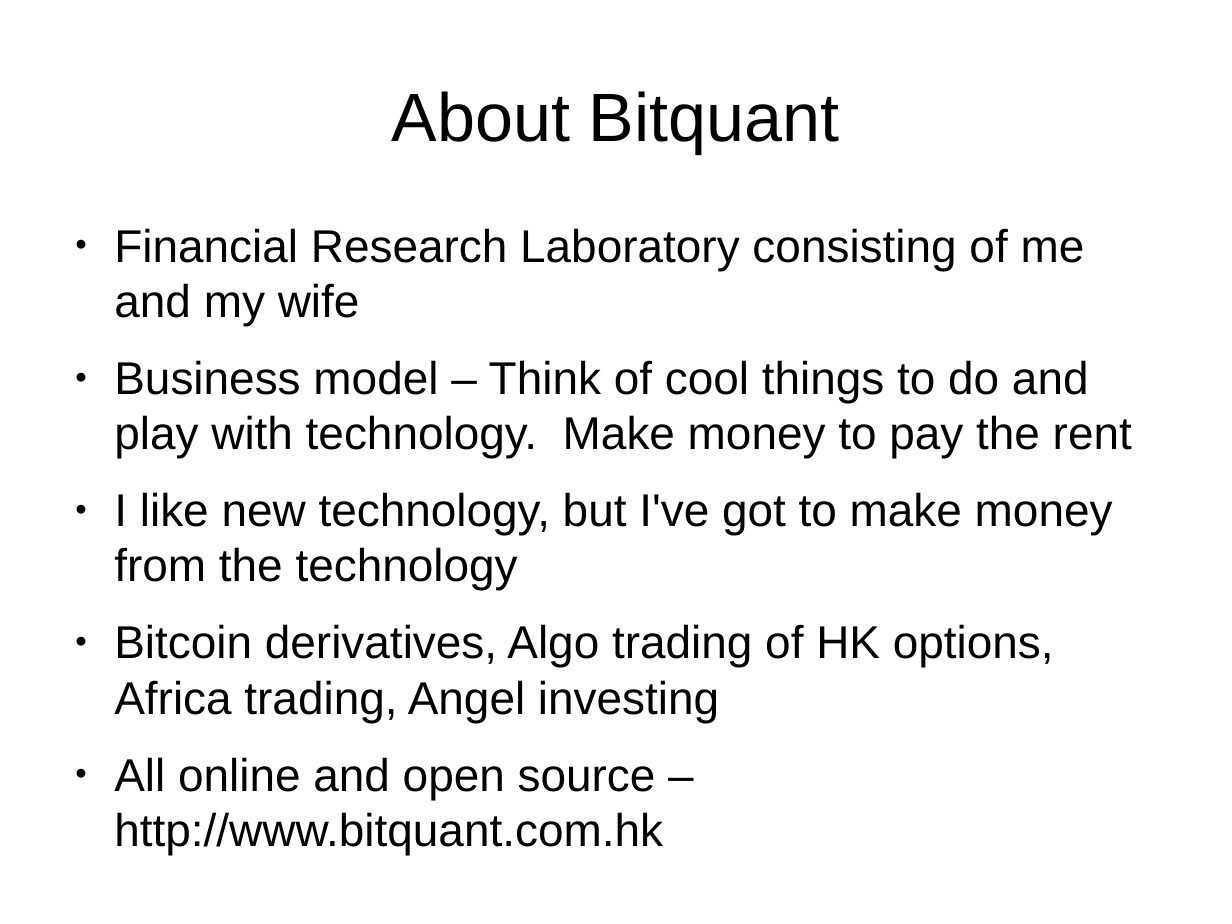
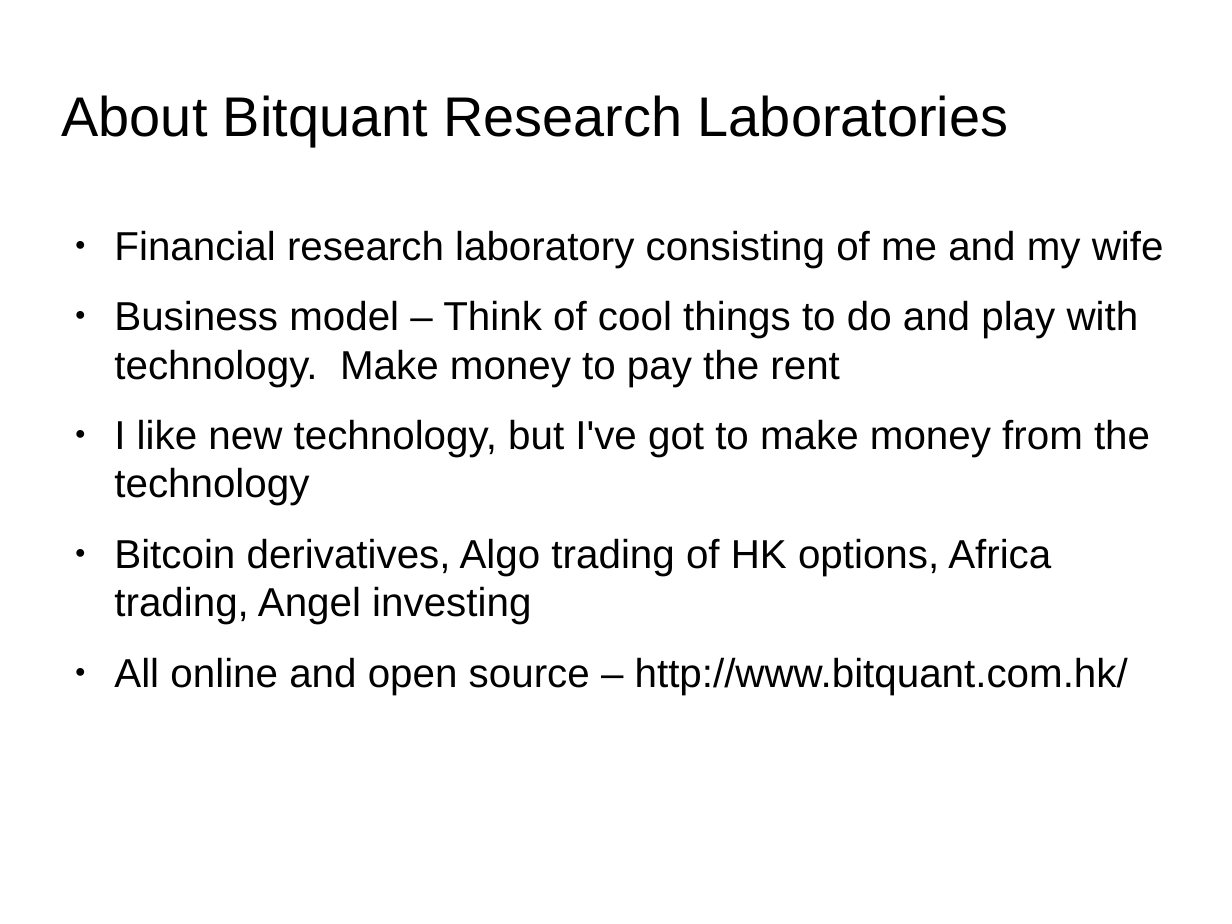
Before and after one commit to joequant/bitquant, a slide deck: slide 2 of pitchdecks/smart-contracts-practice-lawsociety.odp. Drawn at 1232x924 pixels with LibreOffice and Linux fonts; fonts in the diff are those of the drawing; background and template pictures are left out. Boxes give left, top, right and bottom in pixels: in the first picture for what was removed or moved away, otherwise in the second. Text is boxed around its words. In the diff, an @@ line names an element or a change of style, - is before the commit and + after.

```diff
--- a/pitchdecks/smart-contracts-practice-lawsociety.odp
+++ b/pitchdecks/smart-contracts-practice-lawsociety.odp
@@ title at box(62, 95, 1009, 146): text changed; size 44 to 36 pt @@
-About Bitquant
+About Bitquant Research Laboratories
@@ text at box(114, 230, 1164, 268): text changed; size 29.6 to 26 pt @@
-● Financial Research Laboratory consisting of me and my wife
+● Financial research laboratory consisting of me and my wife
@@ text at box(114, 300, 1150, 624): size 29.6 to 26 pt, highlight #FFFFFF to none in "Business model – Think of cool things ...", "I like new technology, but I've got ...", "Bitcoin derivatives, Algo trading of HK options, ..." @@
@@ text at box(114, 657, 1128, 695): text changed; size 29.6 to 26 pt @@
-● All online and open source – http://www.bitquant.com.hk
+● All online and open source – http://www.bitquant.com.hk/
```
Also in this commit, not shown: 12 other slides changed, 2 slides added, 3 slides removed, 1 other file.
